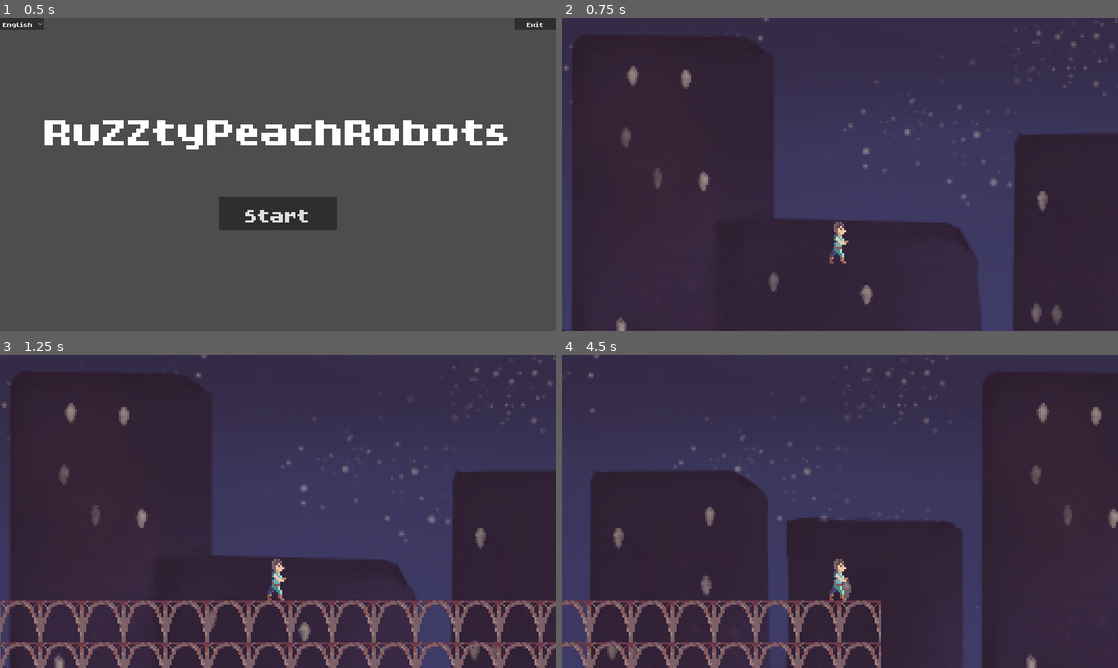
Above: before the commit, frames 1-4 (two rows, left to right).
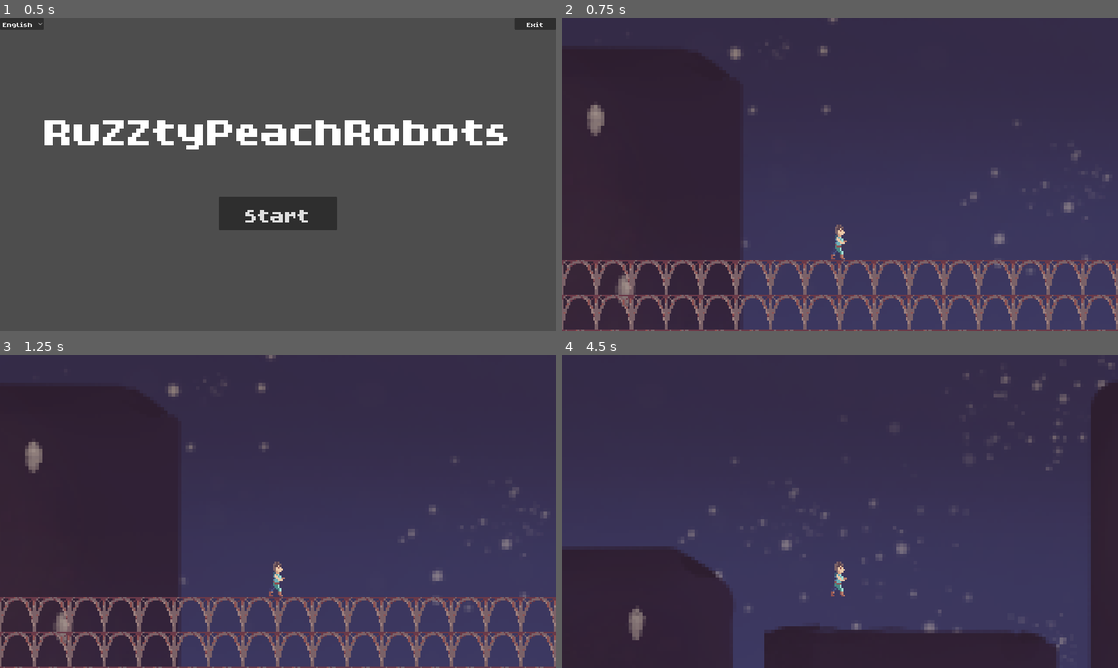
Above: after the commit, the same moments.

Repository: MarianPoirot/Gamejam
Game: Godot game, scene res://Scenes/UI/Opening.tscn
Same seed, same stepped clock (60 frames per second), same inputs: the game is played once before the commit and once after it.
Inputs:
- Up to frame 1 (0.5 s): no input
- Up to frame 2 (0.75 s): click "Start" at 0.5 s
- Up to frame 3 (1.25 s): no input
- Up to frame 4 (4.5 s): tap Enter at 1.25 s; hold Right (Move_Right) 1.28-2.78 s; tap Space (Jump) at 1.52, 2.27, 3.77 s; hold Left (Move_Left) 2.78-3.53 s; hold Right (Move_Right) from 3.53 s (still down)

Frame 1 is identical in both runs. In frame 2, 33% of the frame differs, in the area x 0-100%, y 0-100%; in frame 3, 34%; in frame 4, 41%.

Commit message:
corrected scales

Diff:
--- a/Scenes/Player/Mob.tscn
+++ b/Scenes/Player/Mob.tscn
@@ -21,17 +21,17 @@
 }]
 
 [sub_resource type="RectangleShape2D" id="RectangleShape2D_g3f1i"]
-size = Vector2(70, 95)
+size = Vector2(10, 14)
 
 [sub_resource type="CapsuleShape2D" id="CapsuleShape2D_2wjy5"]
-radius = 34.0
-height = 96.0
+radius = 7.0
+height = 20.0
 
 [sub_resource type="CircleShape2D" id="CircleShape2D_yx5j6"]
-radius = 37.2156
+radius = 8.0
 
 [sub_resource type="RectangleShape2D" id="RectangleShape2D_ckmpu"]
-size = Vector2(1248, 96)
+size = Vector2(426, 29)
 
 [node name="Mob" type="CharacterBody2D"]
 collision_layer = 8
@@ -39,12 +39,11 @@
 script = ExtResource("1_174si")
 
 [node name="AnimatedSprite2D" type="AnimatedSprite2D" parent="."]
-scale = Vector2(5, 5)
 sprite_frames = SubResource("SpriteFrames_d1ac5")
 animation = &"idle"
 
 [node name="CollisionShape2D" type="CollisionShape2D" parent="."]
-position = Vector2(0, 2.5)
+position = Vector2(0, 3)
 shape = SubResource("RectangleShape2D_g3f1i")
 
 [node name="Hurtbox" type="Area2D" parent="."]
@@ -53,7 +52,7 @@
 monitorable = false
 
 [node name="CollisionHurtbox" type="CollisionShape2D" parent="Hurtbox"]
-position = Vector2(0, 5)
+position = Vector2(0, 1)
 shape = SubResource("CapsuleShape2D_2wjy5")
 debug_color = Color(0.192157, 0.643137, 0, 0.419608)
 
@@ -63,15 +62,15 @@
 script = ExtResource("3_uhox1")
 
 [node name="CollisionHitbox" type="CollisionShape2D" parent="Hitbox"]
-position = Vector2(0, 16)
+position = Vector2(0, 3)
 shape = SubResource("CircleShape2D_yx5j6")
 debug_color = Color(0.996078, 0, 0.196078, 0.419608)
 
 [node name="MobBar" type="ProgressBar" parent="."]
-offset_left = -24.0
-offset_top = -56.0
-offset_right = 25.0
-offset_bottom = -51.0
+offset_left = -8.0
+offset_top = -15.0
+offset_right = 8.0
+offset_bottom = -11.0
 max_value = 1000.0
 step = 1.0
 show_percentage = false
@@ -80,7 +79,7 @@
 collision_layer = 0
 
 [node name="CollisionDetection" type="CollisionShape2D" parent="DetectionArea"]
-position = Vector2(0, 2)
+position = Vector2(0, -0.5)
 shape = SubResource("RectangleShape2D_ckmpu")
 debug_color = Color(0.811765, 0.00392157, 0.980392, 0.419608)
 
--- a/Scenes/Player/Player.tscn
+++ b/Scenes/Player/Player.tscn
@@ -1,48 +1,73 @@
-[gd_scene load_steps=9 format=3 uid="uid://shcip7ewnjxv"]
+[gd_scene load_steps=10 format=3 uid="uid://shcip7ewnjxv"]
 
 [ext_resource type="Script" path="res://Scripts/Player/Player.gd" id="1_n3wik"]
 [ext_resource type="Texture2D" uid="uid://dgmkf1ii7htqe" path="res://Assets/Sprites/character.png" id="2_8k5uc"]
 [ext_resource type="Script" path="res://Scripts/Player/HitboxAttack1.gd" id="3_24445"]
 [ext_resource type="Script" path="res://Scripts/Player/HitboxAttack2.gd" id="4_wq2x2"]
 
+[sub_resource type="SpriteFrames" id="SpriteFrames_pbpxv"]
+animations = [{
+"frames": [],
+"loop": true,
+"name": &"attack1",
+"speed": 5.0
+}, {
+"frames": [],
+"loop": true,
+"name": &"attack2",
+"speed": 5.0
+}, {
+"frames": [{
+"duration": 1.0,
+"texture": ExtResource("2_8k5uc")
+}],
+"loop": true,
+"name": &"idle",
+"speed": 5.0
+}, {
+"frames": [],
+"loop": true,
+"name": &"move",
+"speed": 5.0
+}]
+
 [sub_resource type="RectangleShape2D" id="RectangleShape2D_1py7o"]
-size = Vector2(16.6667, 38.8889)
+size = Vector2(4, 19)
 
 [sub_resource type="CapsuleShape2D" id="CapsuleShape2D_vpn47"]
-radius = 6.66667
-height = 40.0
+radius = 3.0
+height = 20.0
 
 [sub_resource type="CapsuleShape2D" id="CapsuleShape2D_eyaoo"]
-radius = 3.33333
-height = 22.2222
+radius = 2.0
+height = 12.0
 
 [sub_resource type="CapsuleShape2D" id="CapsuleShape2D_l1a55"]
-radius = 6.66667
-height = 40.0
+radius = 2.0
+height = 18.0
 
 [node name="Player" type="CharacterBody2D"]
 collision_layer = 17
 script = ExtResource("1_n3wik")
 
-[node name="Sprite2D" type="Sprite2D" parent="."]
-scale = Vector2(2, 2)
-texture = ExtResource("2_8k5uc")
+[node name="AnimatedSprite2D" type="AnimatedSprite2D" parent="."]
+sprite_frames = SubResource("SpriteFrames_pbpxv")
+animation = &"idle"
 flip_h = true
 
 [node name="CollisionShape2D" type="CollisionShape2D" parent="."]
-position = Vector2(-1.66667, 0.555555)
+position = Vector2(0, 0.5)
 shape = SubResource("RectangleShape2D_1py7o")
 
 [node name="Camera2D" type="Camera2D" parent="."]
-position = Vector2(0, -65.5556)
-zoom = Vector2(3, 3)
+position = Vector2(0, -39)
+zoom = Vector2(5, 5)
 
 [node name="Hurtbox" type="Area2D" parent="."]
 collision_mask = 8
 monitorable = false
 
 [node name="CollisionHurtbox" type="CollisionShape2D" parent="Hurtbox"]
-position = Vector2(-1.11111, 0)
 shape = SubResource("CapsuleShape2D_vpn47")
 debug_color = Color(0, 0.65098, 0.0901961, 0.419608)
 
@@ -53,7 +78,7 @@
 script = ExtResource("3_24445")
 
 [node name="CollisionHitboxAttack1" type="CollisionShape2D" parent="HitboxAttack1"]
-position = Vector2(16.6667, 0)
+position = Vector2(9, 0)
 rotation = 1.5708
 shape = SubResource("CapsuleShape2D_eyaoo")
 debug_color = Color(0.882353, 0.337255, 0, 0.419608)
@@ -65,7 +90,7 @@
 script = ExtResource("4_wq2x2")
 
 [node name="CollisionHitboxAttack2" type="CollisionShape2D" parent="HitboxAttack2"]
-position = Vector2(13.3333, 0)
+position = Vector2(5, 0)
 shape = SubResource("CapsuleShape2D_l1a55")
 debug_color = Color(0.996078, 0, 0.227451, 0.419608)
 
--- a/Scenes/World/Main.tscn
+++ b/Scenes/World/Main.tscn
@@ -8,14 +8,15 @@
 [node name="Main" type="Node2D"]
 script = ExtResource("1_ckjmg")
 
+[node name="Map" parent="." instance=ExtResource("4_2rc7t")]
+position = Vector2(715, 660)
+scale = Vector2(1, 1)
+
 [node name="Mob" parent="." instance=ExtResource("2_aiuup")]
-position = Vector2(1155, 571)
-scale = Vector2(0.6, 0.6)
+position = Vector2(1154, 618)
 
 [node name="Player" parent="." instance=ExtResource("3_7uux0")]
-position = Vector2(623, 352)
+position = Vector2(715, 638)
 
-[node name="Map" parent="." instance=ExtResource("4_2rc7t")]
-position = Vector2(715, 660)
-
+[connection signal="is_dead" from="Mob" to="." method="_on_mob_is_dead"]
 [connection signal="is_dead" from="Player" to="." method="_on_player_is_dead"]
--- a/Scripts/Player/Player.gd
+++ b/Scripts/Player/Player.gd
@@ -25,10 +25,13 @@
 var canJump : bool = true
 var isJumping : bool = false
 
+var attack
+
 func _ready():
 	LastOnGround = 0
 	speed = 0
 	direction = 'right'
+	attack='false'
 
 func _process(delta):
 	var input =  Input.get_axis("Move_Left", "Move_Right")
@@ -106,3 +109,9 @@
 func _on_hurtbox_area_entered(hitbox_area):
 	deal_damage(hitbox_area.damage)
 	knockback(hitbox_area.global_position,20)
+
+func _on_AnimatedSprite_animation_finished():
+	attack=false
+	$HitboxAttack1/CollisionHitboxAttack1.set_deferred("disabled",true)
+	$HitboxAttack2/CollisionHitboxAttack2.set_deferred("disabled",true)
+	$AnimatedSprite.animation = "idle"
--- a/Scripts/World/Main.gd
+++ b/Scripts/World/Main.gd
@@ -1,10 +1,10 @@
 extends Node
 
+var score : int
 
 # Called when the node enters the scene tree for the first time.
 func _ready():
-	pass # Replace with function body.
-
+	score = 0
 
 # Called every frame. 'delta' is the elapsed time since the previous frame.
 func _process(_delta):
@@ -13,3 +13,6 @@
 func _on_player_is_dead():
 	if get_tree().change_scene_to_file("res://Scenes/UI/Ending.tscn") != OK:
 		print ("Error passing from Main scene to Ending scene")
+
+func _on_mob_is_dead():
+	score+=1
